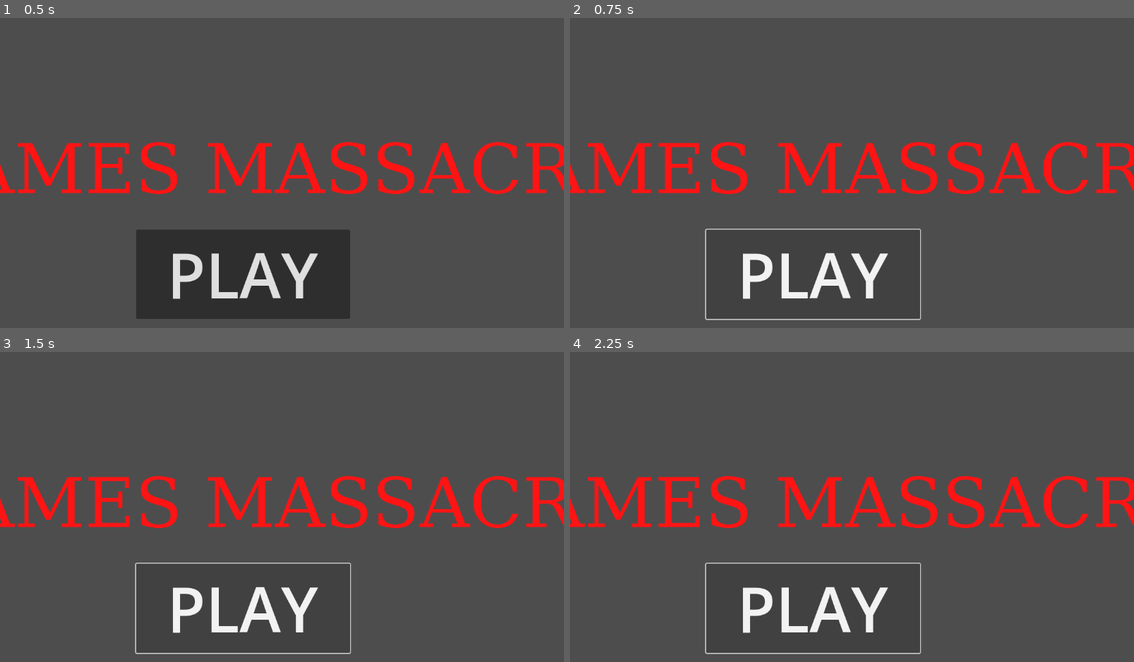
Above: before the commit, frames 1-4 (two rows, left to right).
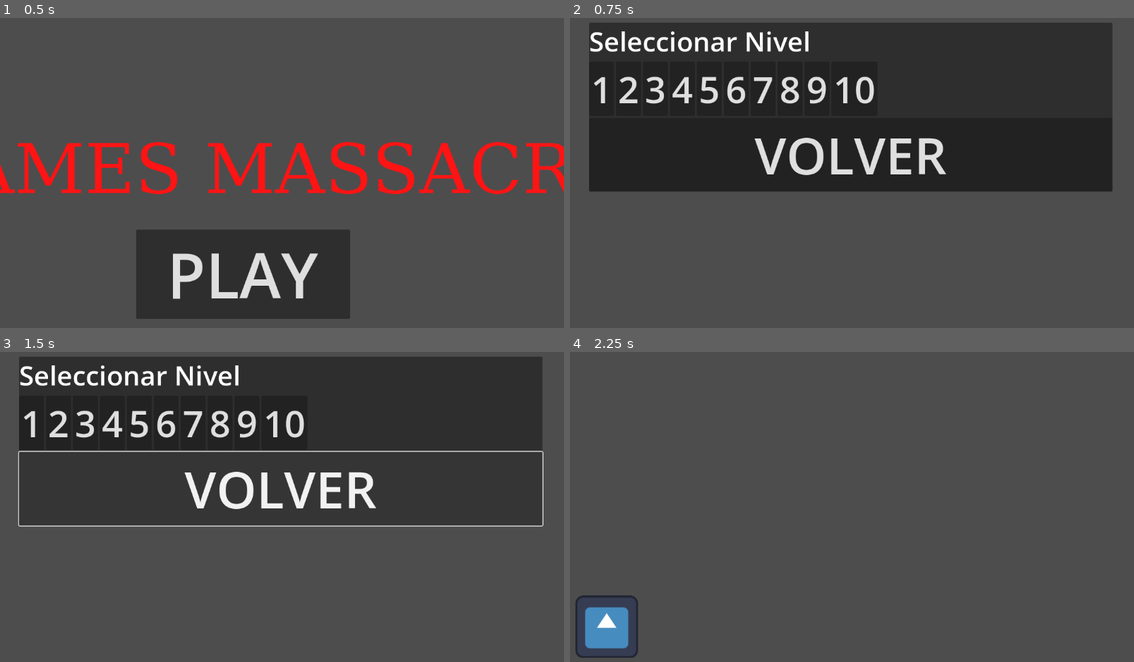
Above: after the commit, the same moments.

Repository: jguestdub/proyecto_si
Game: Godot game, scene res://menu_principal.tscn
Two runs of this game, one before a commit and one after it. Both use one fixed random seed, a clock stepped at 60 frames per second and the inputs below. The engine's default icon, where the game draws it, is replaced by a stand-in: a white triangle on a blue panel in a dark square.
Inputs:
- Up to frame 1 (0.5 s): no input
- Up to frame 2 (0.75 s): click "PLAY" at 0.5 s
- Up to frame 3 (1.5 s): click "PLAY" (after the commit: "VOLVER") at 1.25 s
- Up to frame 4 (2.25 s): click "PLAY" (after the commit: "1") at 2 s

Frame 1 is identical in both runs. In frame 2, 53% of the frame differs, in the area x 0-100%, y 1-98%; in frame 3, 37%; in frame 4, 8.5%.

Commit message:
Update menu_principal.tscn

Diff:
--- a/menu_principal.tscn
+++ b/menu_principal.tscn
@@ -45,17 +45,32 @@
 
 # Esta función se ejecuta cuando CUALQUIER botón de nivel es presionado.
 func _on_level_button_pressed(numero_nivel):
-	print(\"Cargando nivel: \" + str(numero_nivel))
-
-	# Aquí es donde pondrías la lógica para cambiar de escena.
-	# Por ejemplo, si tus niveles se llaman \"nivel_1.tscn\", \"nivel_2.tscn\", etc.
-	var ruta_nivel = \"res://escenas/nivel_\" + str(numero_nivel) + \".tscn\"
-
-	# Comprobamos si el archivo de la escena existe antes de intentar cargarlo
-	if ResourceLoader.exists(ruta_nivel):
-		get_tree().change_scene_to_file(ruta_nivel)
+	print(\"Botón de nivel presionado: \" + str(numero_nivel))
+
+	# Comprobamos si el número del nivel es 1
+	if numero_nivel == 1:
+		# Si es el nivel 1, cargamos la escena \"main.tscn\"
+		# ¡IMPORTANTE! Asegúrate de que la ruta a tu escena sea correcta.
+		# Puedes arrastrar el archivo de la escena desde el panel \"Sistema de Archivos\"
+		# para obtener la ruta exacta.
+		print(\"Cargando la escena principal (main.tscn)...\")
+		get_tree().change_scene_to_file(\"res://main.tscn\")
 	else:
-		print(\"Error: No se encontró la escena del nivel en la ruta: \" + ruta_nivel)
+		# Para todos los demás niveles (2, 3, 4...), usamos la lógica anterior
+		var ruta_nivel = \"res://escenas/nivel_\" + str(numero_nivel) + \".tscn\"
+		print(\"Intentando cargar: \" + ruta_nivel)
+
+		# Comprobamos si el archivo de la escena existe antes de intentar cargarlo
+		if ResourceLoader.exists(ruta_nivel):
+			get_tree().change_scene_to_file(ruta_nivel)
+		else:
+			print(\"Error: No se encontró la escena del nivel en la ruta: \" + ruta_nivel)
+			# Aquí podrías, por ejemplo, hacer que el botón se vea deshabilitado
+			# o mostrar un mensaje en pantalla.
+
+
+func _on_button_pressed() -> void:
+	pass # Replace with function body.
 "
 
 [sub_resource type="FontFile" id="FontFile_x7udj"]
@@ -501,14 +516,16 @@
 text = "PLAY"
 
 [node name="PanelSeleccionNivel" type="PanelContainer" parent="."]
+visible = false
 layout_mode = 1
-anchors_preset = 15
-anchor_right = 1.0
-anchor_bottom = 1.0
-offset_left = 39.0
-offset_top = 65.0
-offset_right = 1068.0
-offset_bottom = 262.0
+anchors_preset = -1
+anchor_left = 1.0
+anchor_top = 0.5
+anchor_right = 27.7
+anchor_bottom = 8.912001
+offset_left = -1.0
+offset_top = 45.0
+offset_bottom = -54.48004
 grow_horizontal = 2
 grow_vertical = 2
 
@@ -517,67 +534,67 @@
 
 [node name="Label" type="Label" parent="PanelSeleccionNivel/VBoxContainer"]
 layout_mode = 2
-theme_override_font_sizes/font_size = 130
+theme_override_font_sizes/font_size = 55
 text = "Seleccionar Nivel"
 
 [node name="GridContainer" type="GridContainer" parent="PanelSeleccionNivel/VBoxContainer"]
 layout_mode = 2
-columns = 5
+columns = 10
 
 [node name="Button" type="Button" parent="PanelSeleccionNivel/VBoxContainer/GridContainer"]
 layout_mode = 2
-theme_override_font_sizes/font_size = 5
+theme_override_font_sizes/font_size = 75
 text = "1"
 
 [node name="Button2" type="Button" parent="PanelSeleccionNivel/VBoxContainer/GridContainer"]
 layout_mode = 2
-theme_override_font_sizes/font_size = 5
+theme_override_font_sizes/font_size = 75
 text = "2"
 
 [node name="Button3" type="Button" parent="PanelSeleccionNivel/VBoxContainer/GridContainer"]
 layout_mode = 2
-theme_override_font_sizes/font_size = 5
+theme_override_font_sizes/font_size = 75
 text = "3"
 
 [node name="Button4" type="Button" parent="PanelSeleccionNivel/VBoxContainer/GridContainer"]
 layout_mode = 2
-theme_override_font_sizes/font_size = 5
+theme_override_font_sizes/font_size = 75
 text = "4"
 
 [node name="Button5" type="Button" parent="PanelSeleccionNivel/VBoxContainer/GridContainer"]
 layout_mode = 2
-theme_override_font_sizes/font_size = 5
+theme_override_font_sizes/font_size = 75
 text = "5"
 
 [node name="Button6" type="Button" parent="PanelSeleccionNivel/VBoxContainer/GridContainer"]
 layout_mode = 2
-theme_override_font_sizes/font_size = 5
+theme_override_font_sizes/font_size = 75
 text = "6"
 
 [node name="Button7" type="Button" parent="PanelSeleccionNivel/VBoxContainer/GridContainer"]
 layout_mode = 2
-theme_override_font_sizes/font_size = 5
+theme_override_font_sizes/font_size = 75
 text = "7"
 
 [node name="Button8" type="Button" parent="PanelSeleccionNivel/VBoxContainer/GridContainer"]
 layout_mode = 2
-theme_override_font_sizes/font_size = 5
+theme_override_font_sizes/font_size = 75
 text = "8"
 
 [node name="Button9" type="Button" parent="PanelSeleccionNivel/VBoxContainer/GridContainer"]
 layout_mode = 2
-theme_override_font_sizes/font_size = 5
+theme_override_font_sizes/font_size = 75
 text = "9"
 
 [node name="Button10" type="Button" parent="PanelSeleccionNivel/VBoxContainer/GridContainer"]
 layout_mode = 2
-theme_override_font_sizes/font_size = 5
+theme_override_font_sizes/font_size = 75
 text = "10"
 
 [node name="Button" type="Button" parent="PanelSeleccionNivel/VBoxContainer"]
 layout_mode = 2
-theme_override_font_sizes/font_size = 4
+theme_override_font_sizes/font_size = 104
 text = "VOLVER"
 
-[connection signal="pressed" from="ContenedorPrincipal/Label/Button" to="." method="_on_button_pressed"]
+[connection signal="pressed" from="ContenedorPrincipal/Label/Button" to="." method="_on_jugar_button_pressed"]
 [connection signal="pressed" from="PanelSeleccionNivel/VBoxContainer/Button" to="." method="_on_button_pressed"]
